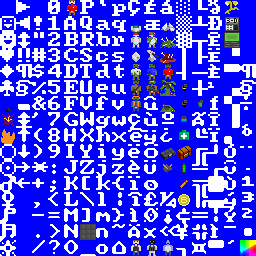
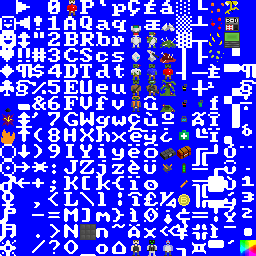
Layers edited between the first and the second (256, 256) image:
added layer "oranges" above "apples" over left=211, top=2, right=224, bottom=13
added layer "apples" above "bananas" over left=211, top=17, right=222, bottom=30
added layer "bananas" above "starfruit" over left=209, top=32, right=222, bottom=46
added layer "starfruit" above "hydroRacks" over left=209, top=50, right=224, bottom=62
painted on "Layer 0", masked it over left=208, top=0, right=224, bottom=62
